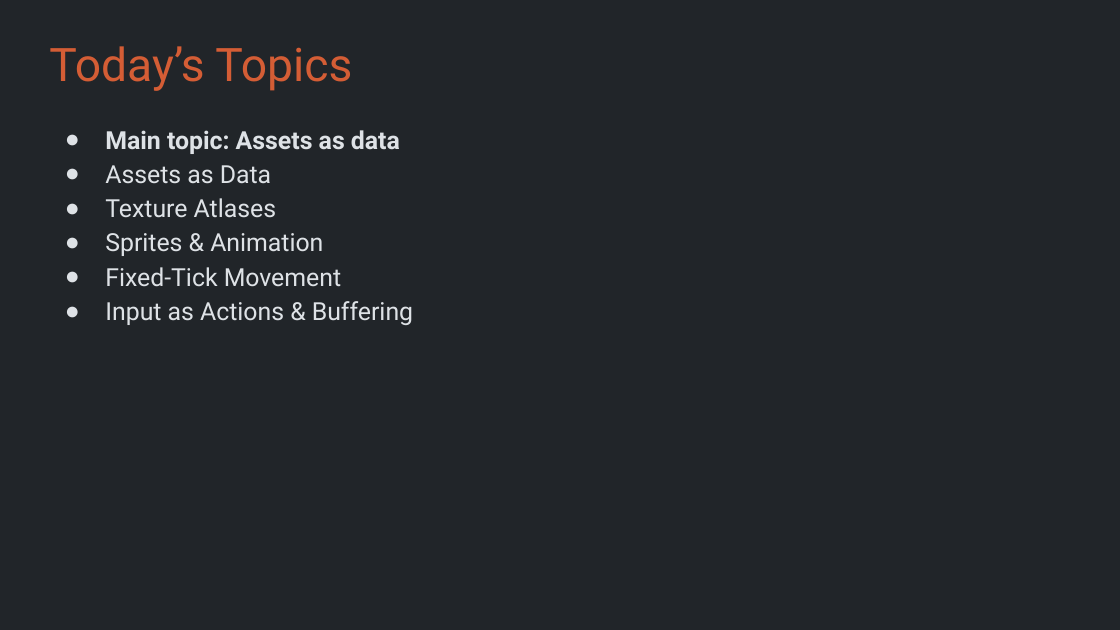
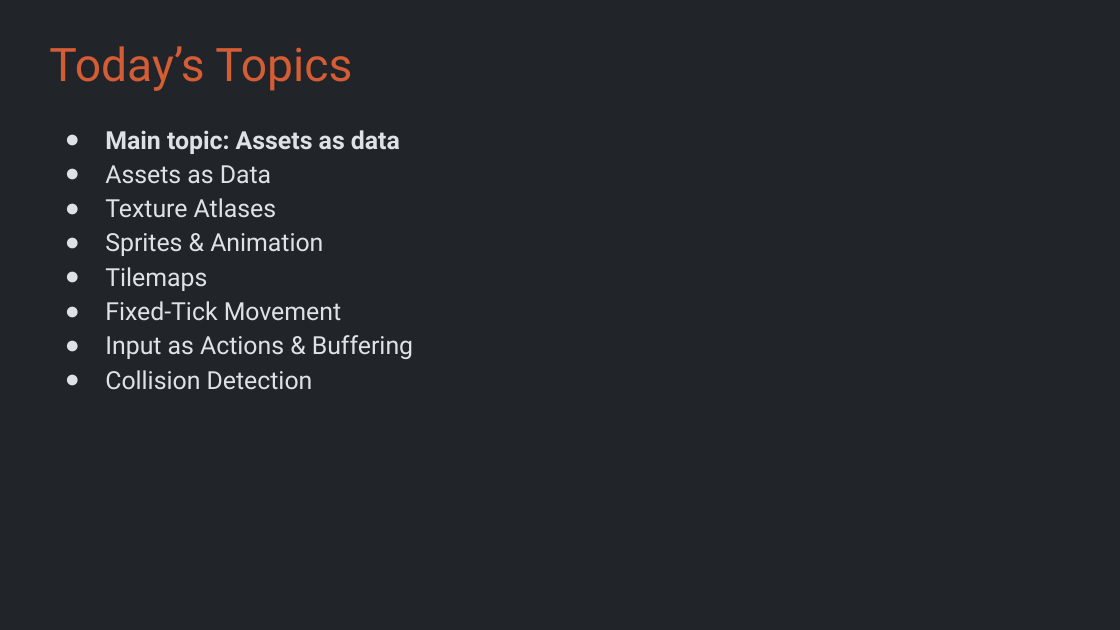
Before and after one commit to Metamate/gar, a slide deck: slide 4 of slides/03 Snake.pptx. Drawn at 1120x630 pixels with LibreOffice and Linux fonts; fonts in the diff are those of the drawing. Boxes give left, top, right and bottom in pixels: in the first picture for what was removed or moved away, otherwise in the second. Text is boxed around its words. In the diff, an @@ line names an element or a change of style, - is before the commit and + after.

```diff
--- a/slides/03 Snake.pptx
+++ b/slides/03 Snake.pptx
@@ text at (x1=105, y1=267, x2=207, y2=291): paragraph added @@
+● Tilemaps
@@ text at (x1=105, y1=370, x2=313, y2=390): paragraph added @@
+● Collision Detection
```
Also in this commit, not shown: 19 other files.
